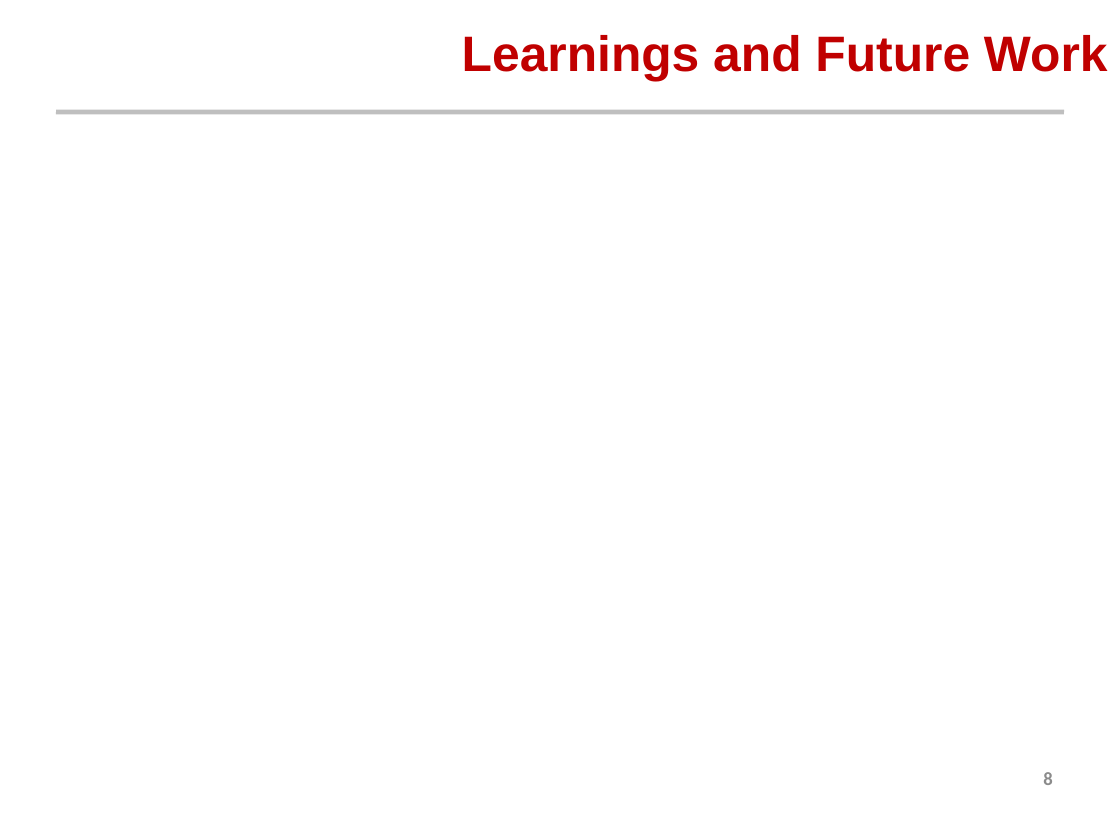
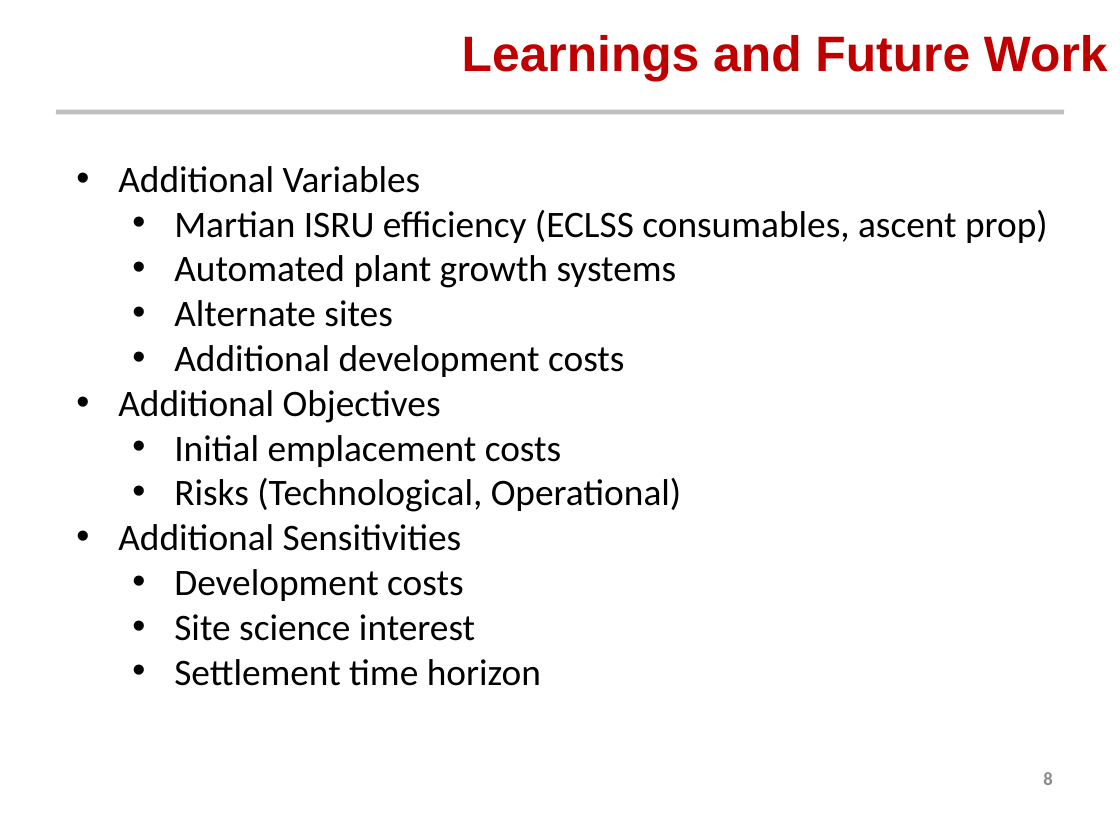
Before and after one commit to AeroSigma/Mars2040, a slide deck: slide 23 of MSDO/Assignment5/Mars 2040 Optimization Presentation.pptx. Drawn at 1120x840 pixels with LibreOffice and Linux fonts; fonts in the diff are those of the drawing; background and template pictures are left out. Boxes give left, top, right and bottom in pixels: in the first picture for what was removed or moved away, otherwise in the second. Text is boxed around its words. In the diff, an @@ line names an element or a change of style, - is before the commit and + after.

Commit message:
updated presentation
added future work content

```diff
--- a/MSDO/Assignment5/Mars 2040 Optimization Presentation.pptx
+++ b/MSDO/Assignment5/Mars 2040 Optimization Presentation.pptx
@@ text added at bbox=[118, 166, 1048, 686], 24 pt, text #000000 @@
+• Additional Variables
+  • Martian ISRU efficiency (ECLSS consumables, ascent prop)
+  • Automated plant growth systems
+  • Alternate sites
+  • Additional development costs
+• Additional Objectives
+  • Initial emplacement costs
+  • Risks (Technological, Operational)
+• Additional Sensitivities
+  • Development costs
+    • Site science interest
+  • Settlement time horizon
```
Also in this commit, not shown: 3 other slides changed.
